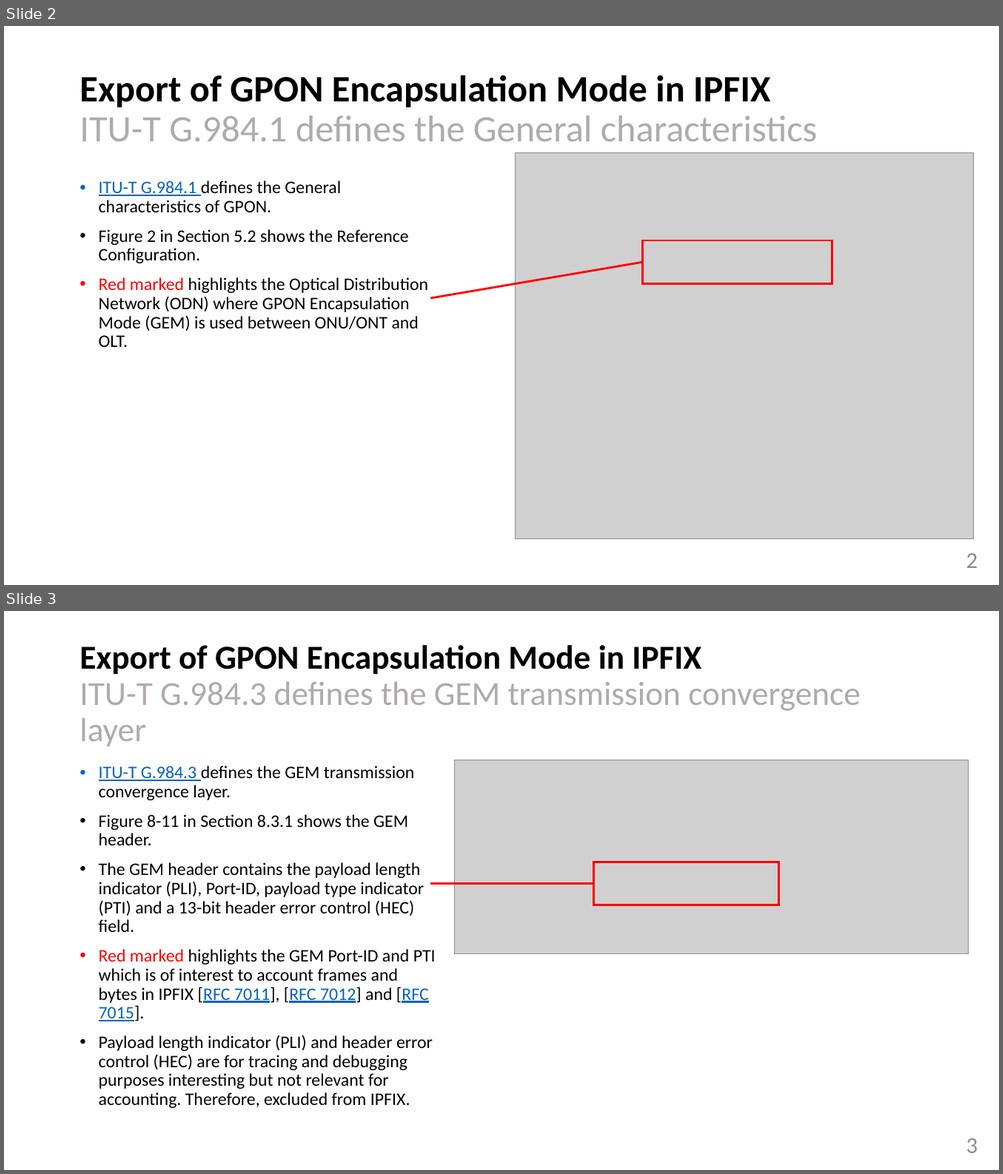
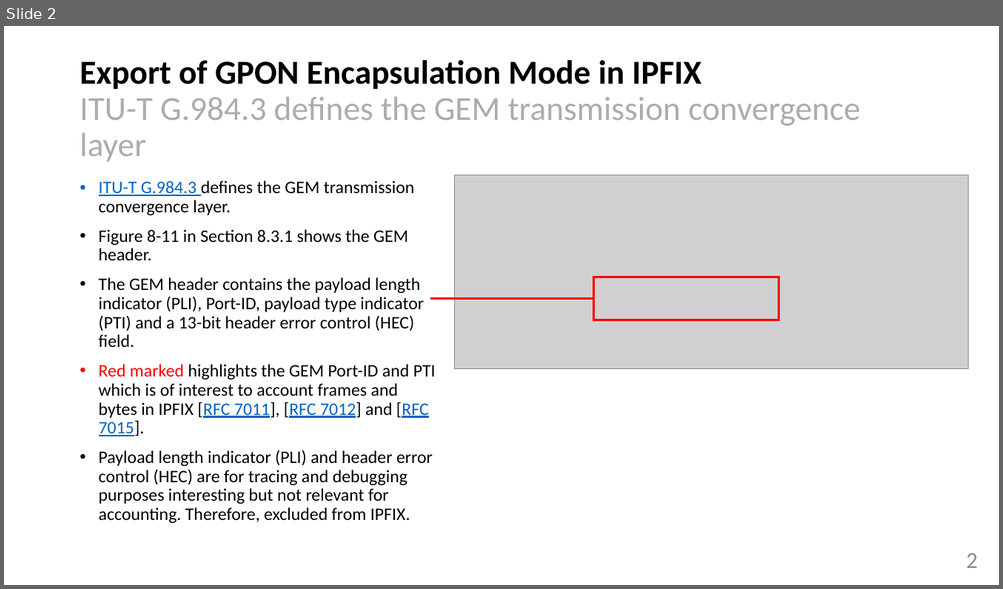
Before and after one commit to network-analytics/ietf-network-analytics-document-status, a slide deck: 126/OPSAWG/draft-netana-opsawg-ipfix-gpon-gem-03.pptx. Shown one above the other, each under a label of ours: slides 2 and 3 before the commit, slide 2 after it. The pictures are 1003x1174 and 1003x589 pixels, drawn with LibreOffice and Linux fonts; fonts in the diff are those of the drawing; grey boxes stand for pictures. Boxes give left, top, right and bottom in pixels: in the first picture for what was removed or moved away, otherwise in the second. Text is boxed around its words. In the diff, an @@ line names an element or a change of style, - is before the commit and + after.

```diff
--- a/126/OPSAWG/draft-netana-opsawg-ipfix-gpon-gem-03.pptx
+++ b/126/OPSAWG/draft-netana-opsawg-ipfix-gpon-gem-03.pptx
@@ slide 2 removed at (x1=4, y1=26, x2=999, y2=585), background #FFFFFF @@
@@ title removed at (x1=79, y1=75, x2=817, y2=141) @@
-Export of GPON Encapsulation Mode in IPFIX
-ITU-T G.984.1 defines the General characteristics
@@ picture removed at (x1=515, y1=153, x2=973, y2=540) @@
@@ text removed at (x1=99, y1=181, x2=428, y2=347) @@
-• ITU-T G.984.1 defines the General characteristics of GPON.
-• Figure 2 in Section 5.2 shows the Reference Configuration.
-• Red marked highlights the Optical Distribution Network (ODN) where GPON Encapsulation Mode (GEM) is used between ONU/ONT and OLT.
@@ rectangle removed at (x1=643, y1=241, x2=832, y2=284) @@
@@ line removed from (431, 298) to (643, 263) @@
@@ page number removed at (x1=966, y1=554, x2=978, y2=568) @@
-2
@@ what was slide 3 is now slide 2 @@
@@ page number at (x1=966, y1=554, x2=978, y2=568): text changed @@
-3
+2
```
Also in this commit, not shown: 2 slides changed, 2 other slides removed, 1 other file.
